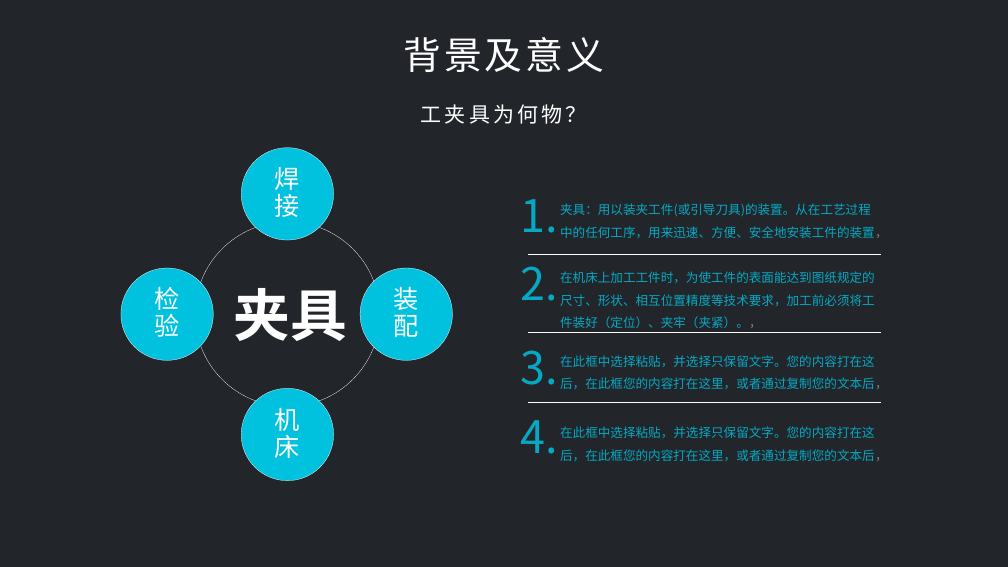
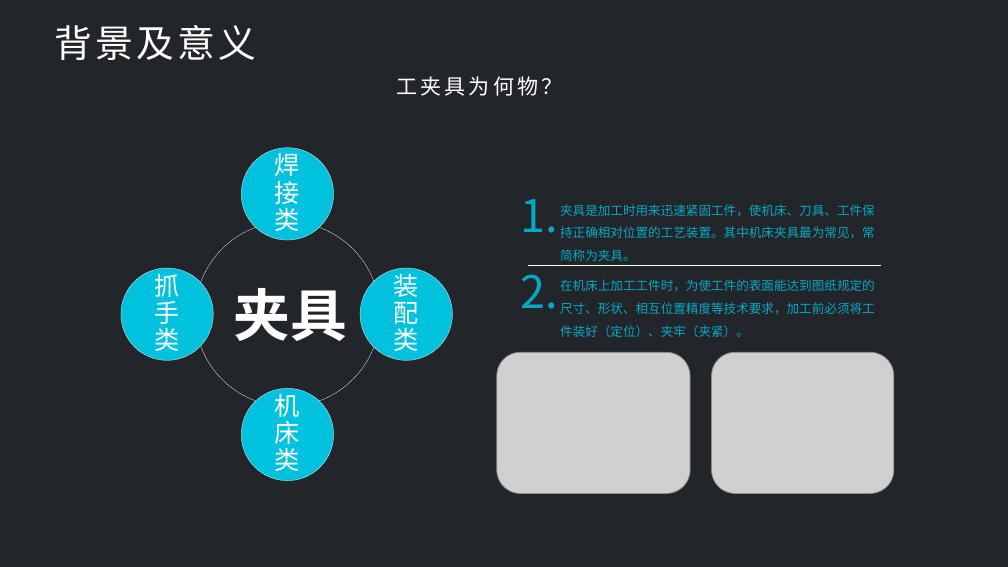
Before and after one commit to qiushibo/Pan, a slide deck: slide 4 of 蓝色齿轮.pptx. Drawn at 1008x567 pixels with LibreOffice and Linux fonts; fonts in the diff are those of the drawing; grey boxes stand for pictures. Boxes give left, top, right and bottom in pixels: in the first picture for what was removed or moved away, otherwise in the second. Text is boxed around its words. In the diff, an @@ line names an element or a change of style, - is before the commit and + after.

```diff
--- a/蓝色齿轮.pptx
+++ b/蓝色齿轮.pptx
@@ text "背景及意义": place and size @@
-text "背景及意义" at (403, 37, 604, 72)
+text "背景及意义" at (55, 25, 256, 60)
@@ text "工夹具为何物？": place and size @@
-text "工夹具为何物？" at (421, 104, 587, 124)
+text "工夹具为何物？" at (396, 76, 562, 96)
@@ text in freeform shape at (275, 149, 300, 231): text changed @@
-焊接
+焊接类
@@ text at (560, 204, 875, 261): text changed @@
-夹具：用以装夹工件(或引导刀具)的装置。从在工艺过程中的任何工序，用来迅速、方便、安全地安装工件的装置，
+夹具是加工时用来迅速紧固工件，使机床、刀具、工件保持正确相对位置的工艺装置。其中机床夹具最为常见，常简称为夹具。
@@ text in freeform shape at (155, 269, 180, 351): text changed @@
-检验
+抓手类
@@ text in freeform shape at (394, 269, 419, 351): text changed @@
-装配
+装配类
@@ text "2.": place and size @@
-text "2." at (520, 254, 557, 301)
+text "2." at (520, 265, 557, 309)
@@ line moved from (529, 254) - (881, 254) to (529, 265) - (881, 265) @@
@@ text at (560, 279, 875, 337): text changed @@
-在机床上加工工件时，为使工件的表面能达到图纸规定的尺寸、形状、相互位置精度等技术要求，加工前必须将工件装好（定位）、夹牢（夹紧）。，
+在机床上加工工件时，为使工件的表面能达到图纸规定的尺寸、形状、相互位置精度等技术要求，加工前必须将工件装好（定位）、夹牢（夹紧）。
@@ picture added at (497, 352, 690, 494) @@
@@ text removed at (520, 350, 557, 385) @@
-3.
@@ line removed from (529, 333) to (881, 333) @@
@@ text removed at (560, 355, 888, 389) @@
-在此框中选择粘贴，并选择只保留文字。您的内容打在这后，在此框您的内容打在这里，或者通过复制您的文本后，
@@ picture added at (712, 352, 894, 494) @@
@@ text in freeform shape at (275, 389, 300, 471): text changed @@
-机床
+机床类
@@ line removed from (529, 402) to (881, 402) @@
@@ text removed at (520, 420, 557, 454) @@
-4.
@@ text removed at (560, 426, 888, 461) @@
-在此框中选择粘贴，并选择只保留文字。您的内容打在这后，在此框您的内容打在这里，或者通过复制您的文本后，
```
Also in this commit, not shown: 2 other slides changed, 1 slide added, 1 slide removed.
